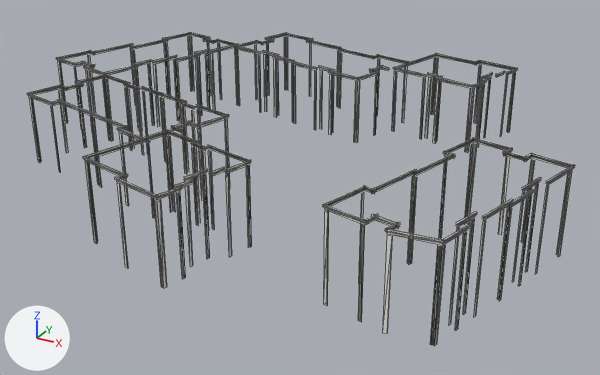
One commit to the glTF model public/tiles/charneca/d_7_5.glb: the scene before it, then after it.
Camera for both pictures: a camera (50 mm lens) standing at (1915.8, 9529.6, 130.4) and looking at (1855.2, 9639.8, 75.3). Lighting does not change. The marker at lower left points along +X, +Y and +Z. The first picture is the older version. Mesh edges are drawn as thin lines. Where no turn or scale is listed for an object, it has been applied to the vertices. Vertices at exactly the same position are counted once.

Script lines for the objects in view, before the commit:
```python
me_detail = bpy.data.meshes.new('detail')
me_detail.from_pydata(...)  # 2222 vertices, 1630 faces; spans x -47.8..47.8, y -42.0..42.0, z -7.1..7.1
me_detail.materials.append(mat_detail)
ob_detail = bpy.data.objects.new('detail', me_detail)
ob_detail.location = (1851.1, 9641.5, 83.3)
```
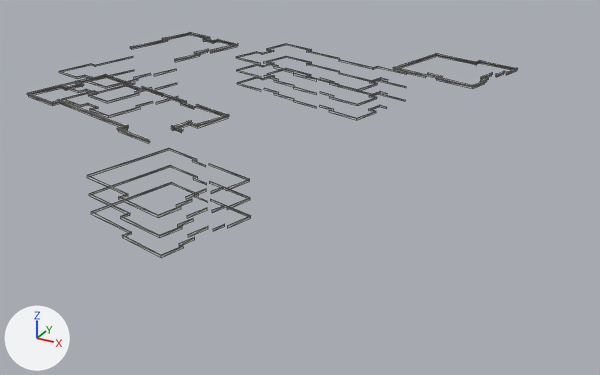
Where the newer file only moved an object's origin or applied its transform, the numbers keep the older frame.

Boxes [x1, y1, x2, y2] around the edits, measured in the pictures (600 x 375 px; the box of a moved part takes in the faces that stretch with it):
'detail', reshaped (10% narrower, 28% shorter)
    before: [27, 32, 575, 346]
    after: [27, 32, 518, 258]
part 1 of me_detail, moved or reshaped
    before: [93, 45, 132, 55]
    after: [97, 83, 135, 94]
part 2 of me_detail, moved or reshaped
    before: [57, 52, 90, 61]
    after: [99, 70, 134, 80]
part 3 of me_detail, moved or reshaped
    before: [57, 59, 76, 67]
    after: [96, 56, 133, 66]
part 4 of me_detail, moved or reshaped
    before: [85, 66, 138, 76]
    after: [90, 107, 141, 118]
part 5 of me_detail, moved or reshaped
    before: [153, 57, 176, 64]
    after: [135, 87, 152, 93]
part 6 of me_detail, moved or reshaped
    before: [308, 41, 340, 50]
    after: [307, 76, 339, 85]
part 7 of me_detail, moved or reshaped
    before: [340, 50, 375, 59]
    after: [307, 64, 340, 73]
part 8 of me_detail, moved or reshaped
    before: [286, 34, 308, 40]
    after: [307, 51, 340, 60]
part 9 of me_detail, moved or reshaped
    before: [263, 52, 279, 56]
    after: [264, 88, 279, 94]
part 10 of me_detail, moved or reshaped
    before: [273, 57, 292, 63]
    after: [264, 75, 279, 81]
part 11 of me_detail, moved or reshaped
    before: [293, 63, 317, 70]
    after: [274, 67, 294, 73]
part 12 of me_detail, moved or reshaped
    before: [329, 71, 378, 81]
    after: [329, 109, 376, 120]
part 13 of me_detail, moved or reshaped
    before: [373, 56, 408, 64]
    after: [377, 94, 406, 101]
part 14 of me_detail, deleted
    before: [30, 33, 575, 346]
part 15 of me_detail, reshaped
    before: [235, 48, 360, 143]
    after: [236, 44, 515, 108]
part 16 of me_detail, reshaped
    before: [85, 131, 167, 288]
    after: [87, 128, 251, 258]
part 17 of me_detail, reshaped
    before: [58, 61, 113, 141]
    after: [59, 64, 178, 107]

Diff of the bpy script that builds the scene:
```diff
--- a/public/tiles/charneca/d_7_5.glb.py
+++ b/public/tiles/charneca/d_7_5.glb.py
@@ me_detail @@
 # used by ob_detail; location = (1851.1, 9641.5, 83.3)
-me_detail.from_pydata(...)  # 2222 vertices, 1630 faces; spans x -47.8..47.8, y -42.0..42.0, z -7.1..7.1
+me_detail.from_pydata(...)  # 1272 vertices, 958 faces; spans x -47.6..27.7, y -41.7..42.0, z -2.2..6.7
+# me_detail part 1: the loose piece of 6 vertices spanning x -44.7..-42.3, y 5.2..14.1, z 6.5..6.8 is moved by (0.0, 0.0, -7.7)
+# me_detail part 2: the loose piece of 6 vertices spanning x -47.7..-45.8, y -1.1..5.8, z 6.5..6.8 is scaled about its middle by (1.26, 1.27, 0.999), then moved by (3.3, 7.3, -5.0)
+# me_detail part 3: the loose piece of 6 vertices spanning x -47.7..-41.8, y -2.6..-1.0, z 6.5..6.8 is multiplied about its middle by the matrix ((-0.006, 1.505, -0.127), (-1.51, -0.003, 0.032), (0.032, 0.127, 1.504)), then moved by (1.3, 11.4, -2.3)
+# me_detail part 4: the loose piece of 14 vertices spanning x -38.9..-31.5, y -4.7..2.2, z 6.5..6.8 is moved by (0.0, 0.0, -7.7)
+# me_detail part 5: the loose piece of 6 vertices spanning x -30.7..-29.3, y 5.6..10.8, z 6.5..6.8 is scaled about its middle by (0.719, 0.724, 0.999), then moved by (-2.2, -4.0, -5.0)
+# me_detail part 6: the loose piece of 6 vertices spanning x -15.7..-6.8, y 34.8..37.1, z 5.5..5.8 is moved by (0.0, 0.0, -7.4)
+# me_detail part 7: the loose piece of 6 vertices spanning x -7.1..1.5, y 32.7..34.9, z 5.2..5.5 is moved by (-8.5, 2.1, -4.4)
+# me_detail part 8: the loose piece of 6 vertices spanning x -22.4..-15.1, y 38.2..40.1, z 5.5..5.8 is scaled about its middle by (1.2, 1.2, 1), then moved by (7.5, -3.3, -2.0)
+# me_detail part 9: the loose piece of 6 vertices spanning x -18.9..-14.9, y 24.1..25.3, z 5.5..5.8 is moved by (0.0, 0.0, -7.4)
+# me_detail part 10: the loose piece of 6 vertices spanning x -15.4..-10.1, y 21.8..23.2, z 5.5..5.8 is scaled about its middle by (0.738, 0.74, 1), then moved by (-4.1, 2.2, -4.7)
+# me_detail part 11: the loose piece of 6 vertices spanning x -10.4..-4.5, y 20.4..22.0, z 5.2..5.5 is scaled about its middle by (0.883, 0.879, 1), then moved by (-5.3, 1.4, -1.7)
+# me_detail part 12: the loose piece of 14 vertices spanning x -1.5..6.4, y 18.0..24.1, z 5.2..5.5 is moved by (0.0, 0.0, -7.3)
+# me_detail part 13: the loose piece of 10 vertices spanning x 1.2..8.6, y 32.3..34.2, z 5.2..5.5 is moved by (0.0, 0.0, -7.3)
+# me_detail part 14: 199 loose pieces with 1430 vertices, spanning x -47.8..47.8, y -42.0..41.8, z -7.1..7.1, are deleted
+# me_detail part 15: 30 vertices removed from x -26.1..5.1, y 18.1..26.3, z -6.5..5.7; 252 vertices added at x -25.7..27.7, y 18.1..42.0, z -2.2..5.4
+# me_detail part 16: 22 vertices removed from x -13.2..7.0, y -41.8..-24.8, z -5.7..6.3; 194 vertices added at x -13.3..10.6, y -41.7..-23.1, z -1.4..6.6
+# me_detail part 17: 30 vertices removed from x -47.6..-32.8, y -5.0..-0.6, z -5.6..6.3; 118 vertices added at x -47.6..-29.4, y -4.6..10.8, z -1.2..4.5
+# other edits to the shape of me_detail do not show in these pictures
 me_detail.materials.append(mat_detail)
```
